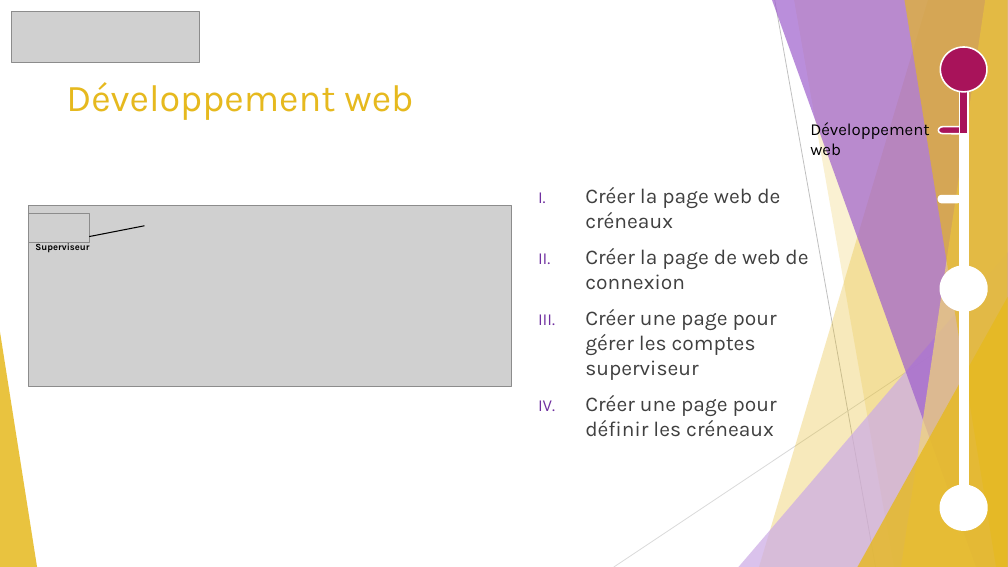
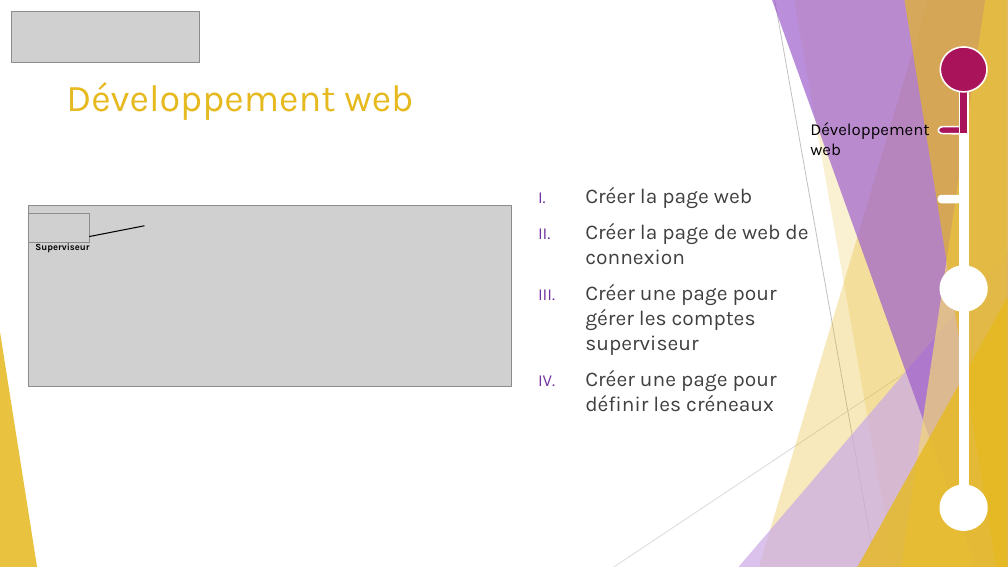
Before and after one commit to GuiguiMvn/Systeme-Escape-Game-Telethon, a slide deck: slide 4 of Cyril/Projet Théléton.pptx. Drawn at 1008x567 pixels with LibreOffice and Linux fonts; fonts in the diff are those of the drawing; grey boxes stand for pictures. Boxes give left, top, right and bottom in pixels: in the first picture for what was removed or moved away, otherwise in the second. Text is boxed around its words. In the diff, an @@ line names an element or a change of style, - is before the commit and + after.

```diff
--- a/Cyril/Projet Théléton.pptx
+++ b/Cyril/Projet Théléton.pptx
@@ text at [585, 187, 752, 208]: text changed @@
-I. Créer la page web de créneaux
+I. Créer la page web
```
Also in this commit, not shown: 2 other slides changed, 1 other file.
